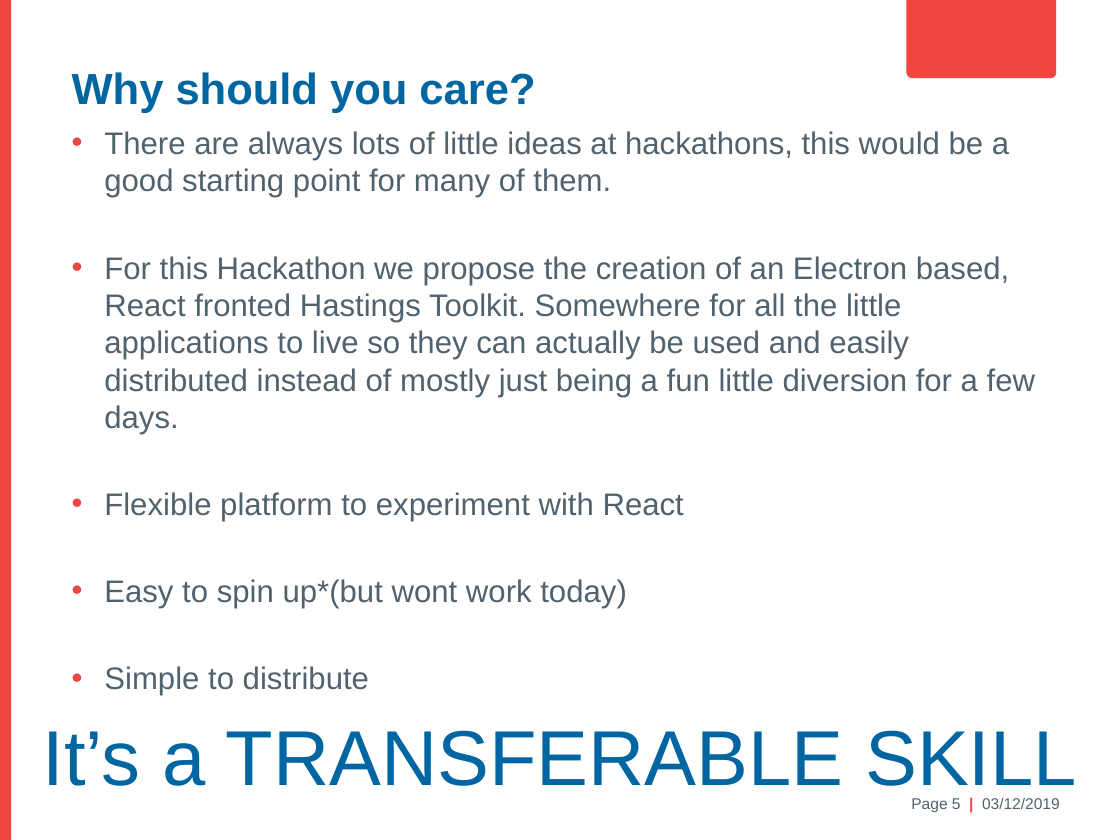
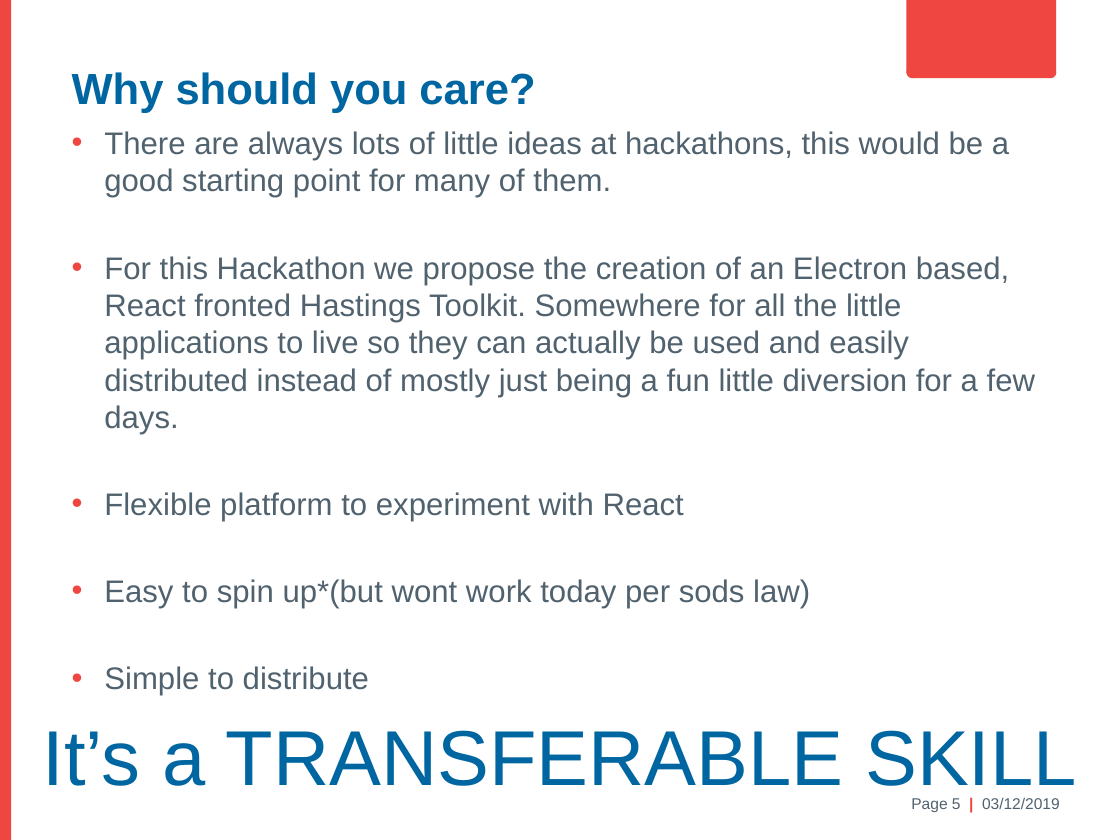
Before and after one commit to antonmaeso/HastingsPier, a slide deck: slide 5 of Electron Brownbag.pptx. Drawn at 1120x840 pixels with LibreOffice and Linux fonts; fonts in the diff are those of the drawing; background and template pictures are left out. Boxes give left, top, right and bottom in pixels: in the first picture for what was removed or moved away, otherwise in the second. Text is boxed around its words. In the diff, an @@ line names an element or a change of style, - is before the commit and + after.

```diff
--- a/Electron Brownbag.pptx
+++ b/Electron Brownbag.pptx
@@ text at (104, 579, 810, 609): text changed @@
-• Easy to spin up*(but wont work today)
+• Easy to spin up*(but wont work today per sods law)
```
Also in this commit, not shown: 1 other slide changed, 1 slide added, 5 other files.
